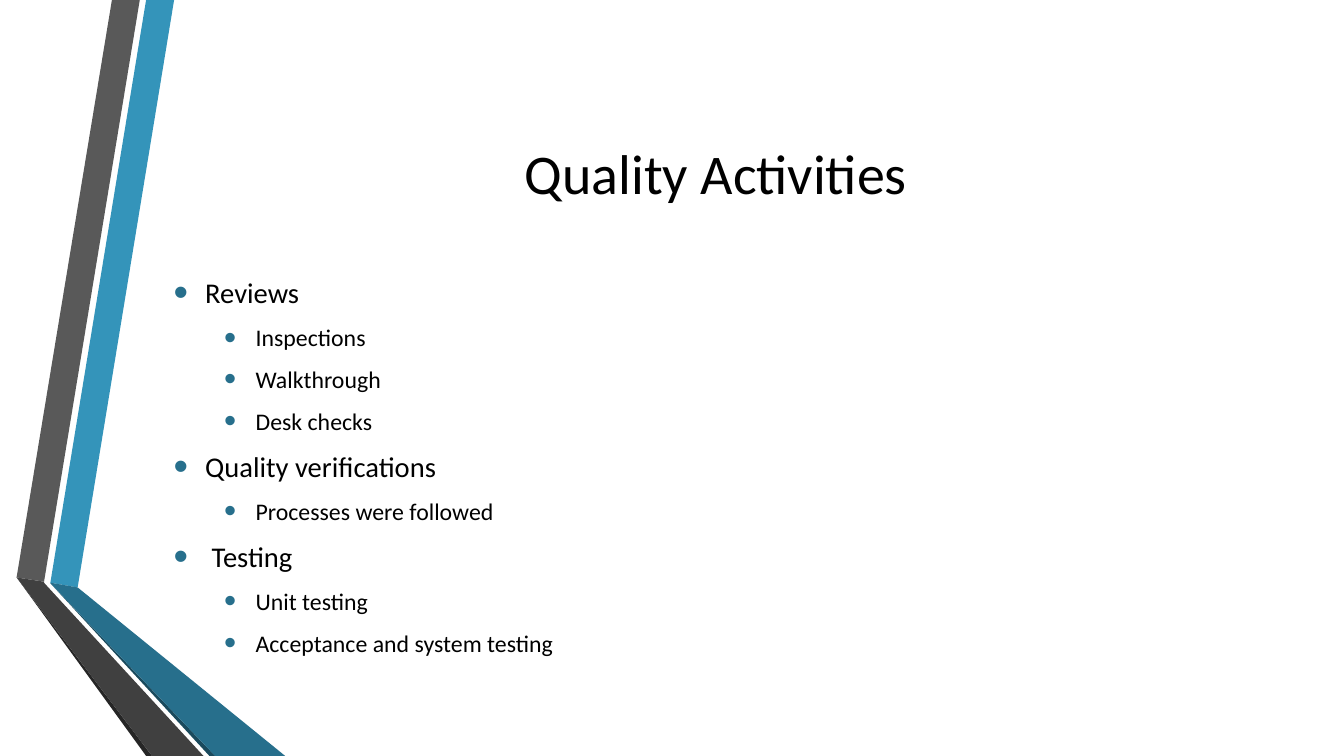
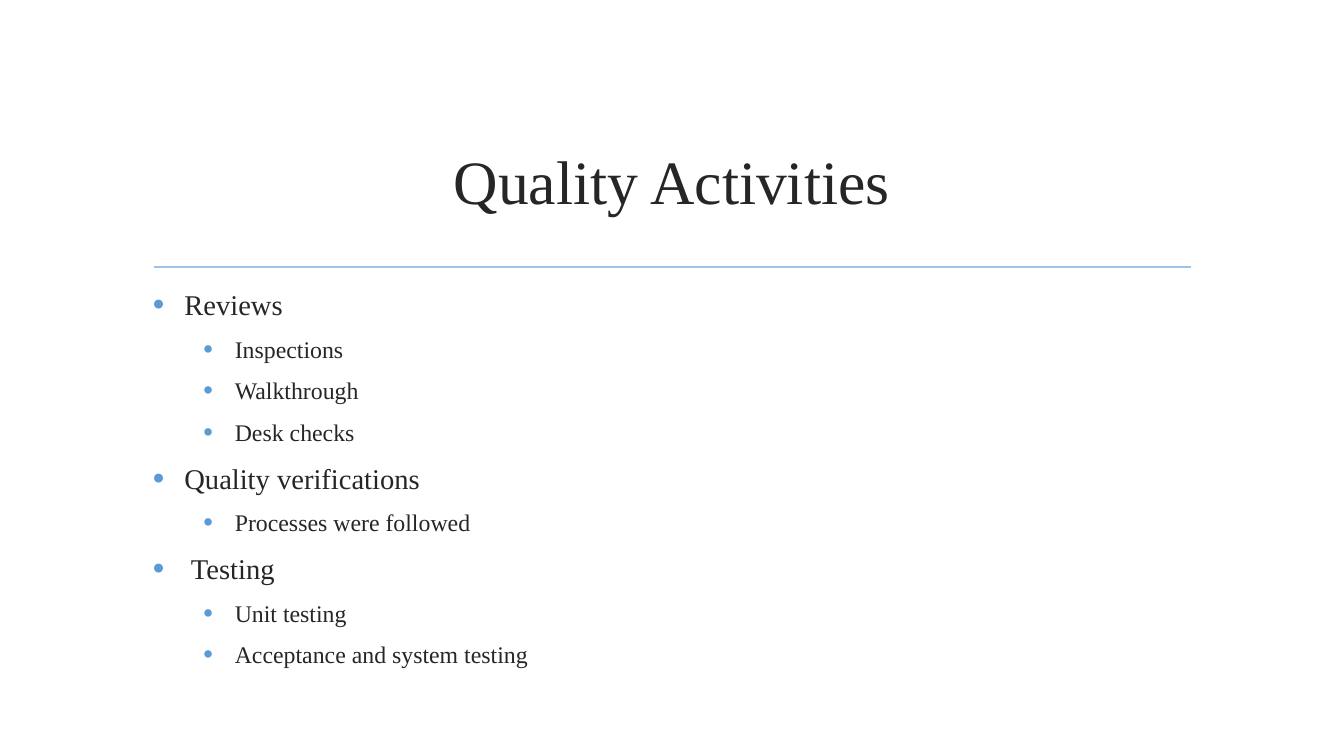
Before and after one commit to jmgirao/projetosoftware1213, a slide deck: slide 18 of Final Presentation/Presentation.pptx. Drawn at 1344x756 pixels with LibreOffice and Linux fonts; fonts in the diff are those of the drawing; background and template pictures are left out. Boxes give left, top, right and bottom in pixels: in the first picture for what was removed or moved away, otherwise in the second. Text is boxed around its words. In the diff, an @@ line names an element or a change of style, - is before the commit and + after.

```diff
--- a/Final Presentation/Presentation.pptx
+++ b/Final Presentation/Presentation.pptx
@@ title "Quality Activities": place and size @@
-title "Quality Activities" at bbox=[525, 155, 907, 203]
+title "Quality Activities" at bbox=[454, 161, 889, 216]
@@ title "Quality Activities" at bbox=[454, 161, 889, 216]: size 40 to 44 pt, font Calibri to Times New Roman, text colour #000000 to #262626 @@
@@ line added from (154, 267) to (1191, 267), #9DC3E6 1.25 pt @@
@@ text "Reviews": place and size @@
-text "Reviews" at bbox=[205, 283, 553, 656]
+text "Reviews" at bbox=[184, 296, 527, 668]
@@ text "Reviews" at bbox=[184, 296, 527, 668]: font Calibri to Times New Roman, text colour #000000 to #262626; bullet colour #276F8B to #5B9BD5; vertical alignment middle to top @@
@@ group removed at bbox=[16, 0, 285, 756]: 6 freeform shapes @@
```
Also in this commit, not shown: 25 other slides changed, 7 slides added, 7 slides removed.
